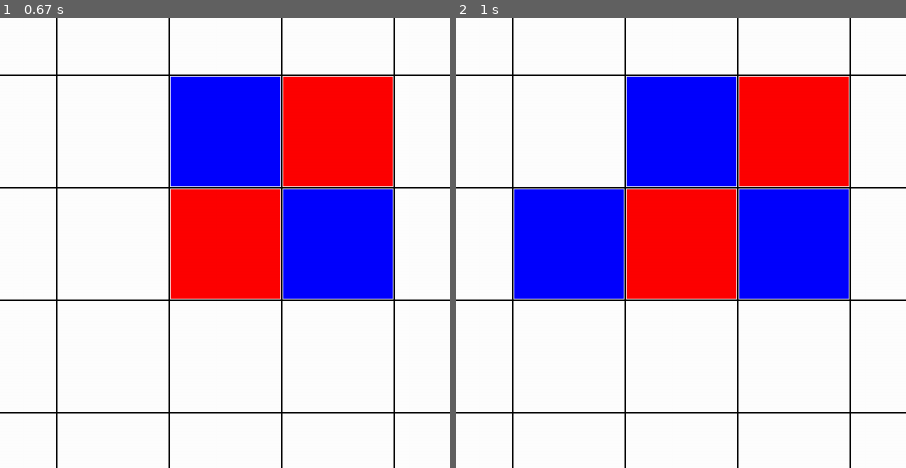
Above: before the commit, frames 1-2 (left to right).
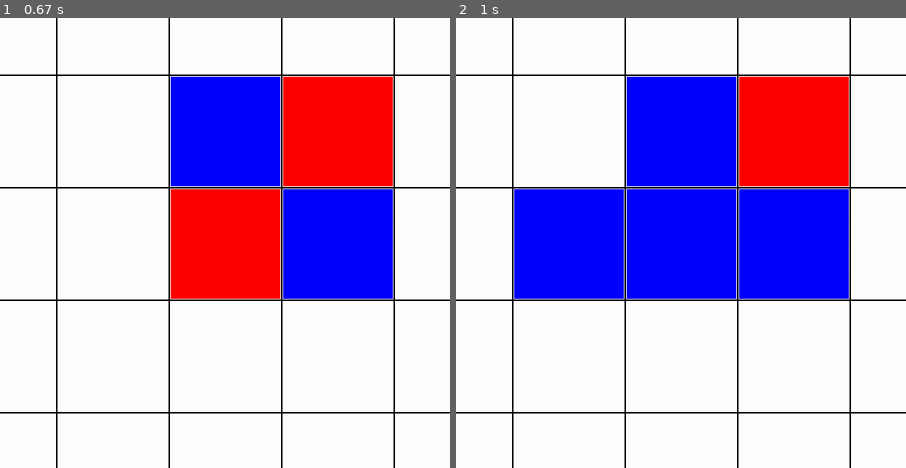
Above: after the commit, the same moments.

Repository: LoganTylerPatterson/OthelloPygame
Game: pygame game, started from othello.py
Same seed, same stepped clock (60 frames per second), same inputs: the game is played once before the commit and once after it.
Inputs (mouse positions are % of the whole screen's width and height, from its top left):
- Up to frame 1 (0.67 s): click (50, 50) at 0.38 s
- Up to frame 2 (1 s): click (26, 51) at 0.72 s
The pictures show only the part of the screen within x 19-69%, y 31-81%; the shares and areas given below are measured in that part.

Frame 1 is identical in both runs. In frame 2, 6.0% of the frame differs, in the area x 37-63%, y 38-63%.

Commit message:
Fixed the trash

Diff:
--- a/othello.py
+++ b/othello.py
@@ -35,21 +35,18 @@
 
         """Start the main loop for the game."""
         while True:
+            #Watch for mouse events
             if self.turn == "player":
-                if self.check_for_events():
-                    self.get_player_move()
-            #Watch for mouse events
-            # if self.turn == "player":
-            #    if self.check_for_events():
-            #        self.get_player_move()
-            #        self.check_win()
-            #        self.turn = "computer"
-            # elif self.turn == "computer":
-            #     self.get_computer_move()
-            #     self.check_win()
-            #     self.turn = "player"
-
-        pygame.display.flip()
+               if self.check_for_events():
+                   self.get_player_move()
+                   self.check_win()
+                   self.turn = "computer"
+            elif self.turn == "computer":
+                self.get_computer_move()
+                self.check_win()
+                self.turn = "player"
+
+            pygame.display.flip()
 
     """Given a board and a player, it will iterate through the board and return the score of said board"""
     def get_player_score(self, board, tile):
@@ -141,15 +138,15 @@
     def get_player_move(self):
         x, y = pygame.mouse.get_pos()
         row, column = self.player_click(x, y)
-        # tiles_to_flip = self.is_valid_move(self.board, "player", row, column)
-        # if tiles_to_flip != False:
-        #     for tile in tiles_to_flip:
-        #         x, y = tile
-        #         self.draw_square(x, y, self.c_blue)
-        #         self.board[x][y] = 'player'
-
-        self.draw_square(row, column, self.c_blue)
-        self.board[row-1][column-1] = "player"
+        tiles_to_flip = self.is_valid_move(self.board, "player", row, column)
+        if tiles_to_flip != False:
+            for tile in tiles_to_flip:
+                x, y = tile
+                self.draw_square(x, y, self.c_blue)
+                self.board[x][y] = 'player'
+
+            self.draw_square(row, column, self.c_blue)
+            self.board[row][column] = "player"
 
     """Not too hard to decipher"""
     def get_random_starter(self):
@@ -189,7 +186,6 @@
 
         tiles_to_flip = []
         for x_dir, y_dir in [[0, 1], [1, 1], [1, 0], [1, -1], [0, -1], [-1, -1], [-1, 0], [-1, 1]]:
-            print("directional loop")
             row, col = row_start, col_start
             row += y_dir
             col += x_dir
@@ -200,9 +196,9 @@
                     while True:
                         col -= x_dir
                         row -= y_dir
-                        if col == row_start and row == col_start:
+                        if col == col_start and row == row_start:
                             break
-                        tiles_to_flip.append([col, row])
+                        tiles_to_flip.append([row, col])
 
         if len(tiles_to_flip) == 0:
             return False
